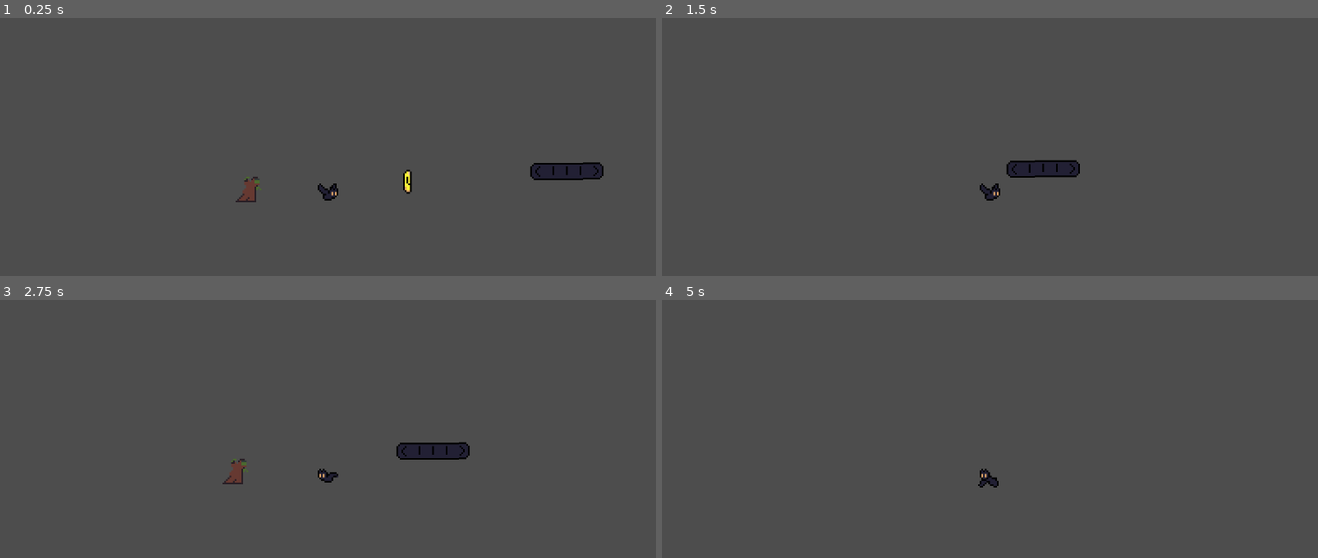
Above: before the commit, frames 1-4 (two rows, left to right).
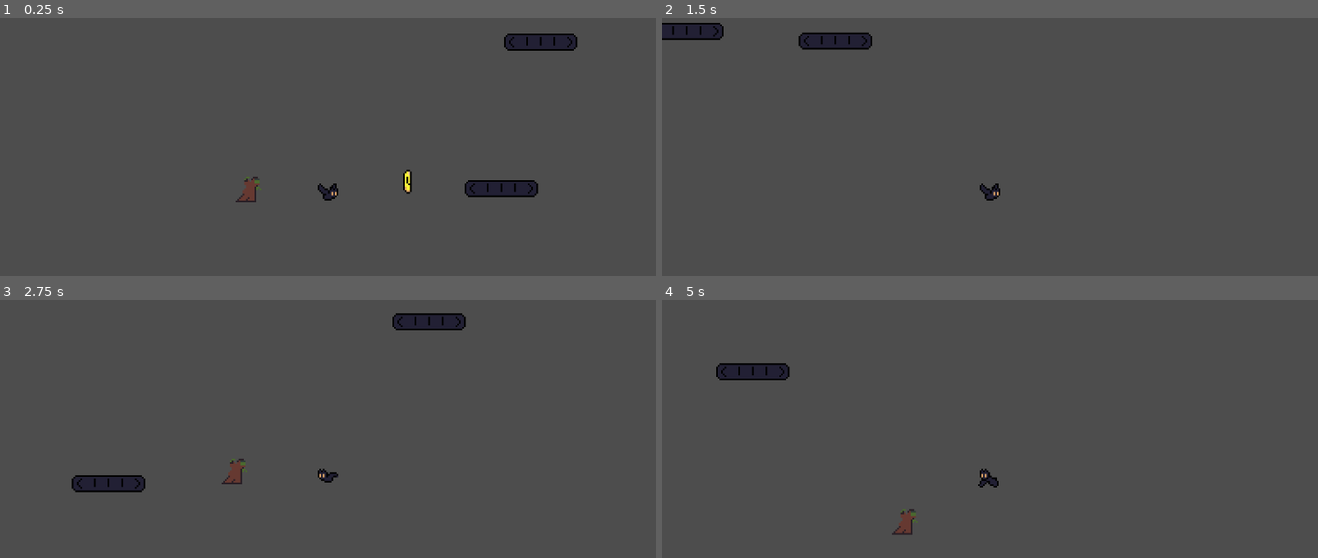
Above: after the commit, the same moments.

Repository: Ray-Blast/collabgodotproject
Game: Godot game, scene res://Scenes/game.tscn
Same seed, same stepped clock (60 frames per second), same inputs: the game is played once before the commit and once after it.
Inputs (mouse positions are in pixels of both pictures, inside the frame that each line leads up to):
- Up to frame 1 (0.25 s): no input
- Up to frame 2 (1.5 s): move the mouse to (1134, 175) at 0.52 s; press the mouse at (1134, 175) at 0.53 s; hold D (right) from 0.53 s (still down); tap W (jump) at 0.77 s; move the mouse to (858, 211) at 1.27 s; release the mouse at (858, 211) at 1.28 s; click (858, 211) at 1.35 s
- Up to frame 3 (2.75 s): tap W (jump) at 1.52 s; move the mouse to (393, 395) at 2.02 s; release D (right) at 2.03 s; press the mouse at (393, 395) at 2.03 s; hold A (left) from 2.03 s (still down)
- Up to frame 4 (5 s): move the mouse to (957, 550) at 2.77 s; release A (left) at 2.78 s; release the mouse at (957, 550) at 2.78 s; hold D (right) 2.78-4.28 s; click (957, 550) at 2.85 s; tap W (jump) at 3.02, 3.77, 4.52 s; move the mouse to (1186, 529) at 3.52 s; press the mouse at (1186, 529) at 3.53 s; move the mouse to (793, 421) at 4.27 s; release the mouse at (793, 421) at 4.28 s; hold A (left) from 4.28 s (still down); click (793, 421) at 4.35 s

The runs differ from the first frame. In frame 1, 2.2% of the frame differs, in the area x 70-92%, y 6-70%; in frame 2, 2.1%; in frame 3, 2.2%, in the area x 10-72%, y 5-75%; in frame 4, 0.9%.

Commit message:
pickups working as health pickups, heal based off hurtbox integration

Diff:
--- a/ProjectWindow/Scenes/game.tscn
+++ b/ProjectWindow/Scenes/game.tscn
@@ -11,6 +11,12 @@
 [sub_resource type="Curve2D" id="Curve2D_wowpa"]
 _data = {
 "points": PackedVector2Array(0, 0, 0, 0, 21, -3, 0, 0, 0, 0, 246, -5)
+}
+point_count = 2
+
+[sub_resource type="Curve2D" id="Curve2D_i6g32"]
+_data = {
+"points": PackedVector2Array(0, 0, 0, 0, 23, 31, 0, 0, 0, 0, 24, -73)
 }
 point_count = 2
 
@@ -41,6 +47,13 @@
 position = Vector2(-47, -4)
 
 [node name="Platform" parent="." instance=ExtResource("5_wowpa")]
-position = Vector2(109, -11)
+position = Vector2(100, -87)
 curve = SubResource("Curve2D_wowpa")
 loop = false
+speed_scale = 0.5
+
+[node name="Platform2" parent="." instance=ExtResource("5_wowpa")]
+position = Vector2(78, -27)
+curve = SubResource("Curve2D_i6g32")
+loop = false
+speed_scale = 1.5
--- a/ProjectWindow/Scenes/pickup.tscn
+++ b/ProjectWindow/Scenes/pickup.tscn
@@ -1,7 +1,8 @@
-[gd_scene load_steps=23 format=3 uid="uid://btyvh6a67yg5y"]
+[gd_scene load_steps=24 format=3 uid="uid://btyvh6a67yg5y"]
 
 [ext_resource type="Script" uid="uid://byu4uyd1p7lau" path="res://Scripts/pickups/pickup_base.gd" id="1_cya6u"]
 [ext_resource type="Texture2D" uid="uid://c7rilmei2tb37" path="res://Assets/Sprites/Items/Placeholder/SpinningCoinTestSprite-Sheet.png" id="1_v7u4w"]
+[ext_resource type="Script" uid="uid://dle1tft7k67rn" path="res://Scripts/HealthSystem/hitbox.gd" id="3_nya46"]
 
 [sub_resource type="CircleShape2D" id="CircleShape2D_v7u4w"]
 radius = 7.07107
@@ -153,4 +154,12 @@
 autoplay = "default"
 frame_progress = 0.724162
 
+[node name="HitBox" type="Area2D" parent="."]
+script = ExtResource("3_nya46")
+damage = -2
+metadata/_custom_type_script = "uid://dle1tft7k67rn"
+
+[node name="CollisionShape2D" type="CollisionShape2D" parent="HitBox"]
+shape = SubResource("CircleShape2D_v7u4w")
+
 [connection signal="body_entered" from="." to="." method="_on_body_entered"]
--- a/ProjectWindow/Scenes/platform_base.tscn
+++ b/ProjectWindow/Scenes/platform_base.tscn
@@ -50,6 +50,7 @@
 [node name="PathFollow2D" type="PathFollow2D" parent="."]
 position = Vector2(28.1157, 0)
 progress = 28.129
+rotates = false
 
 [node name="RemoteTransform2D" type="RemoteTransform2D" parent="PathFollow2D"]
 remote_path = NodePath("../../AnimatableBody2D")
--- a/ProjectWindow/Scenes/player.tscn
+++ b/ProjectWindow/Scenes/player.tscn
@@ -10,6 +10,7 @@
 [ext_resource type="Script" uid="uid://co72o1wx05awn" path="res://Scripts/StateMachine/states/move.gd" id="7_3smsa"]
 [ext_resource type="Script" uid="uid://c1citqb5hx8y3" path="res://Scripts/Player/player_movement_component.gd" id="8_8erm5"]
 [ext_resource type="Script" uid="uid://dle1tft7k67rn" path="res://Scripts/HealthSystem/hitbox.gd" id="9_f1ek2"]
+[ext_resource type="Script" uid="uid://cye0ywfwe3wo0" path="res://Scripts/HealthSystem/hurtbox.gd" id="11_gymyn"]
 
 [sub_resource type="CapsuleShape2D" id="CapsuleShape2D_f60y1"]
 radius = 3.0
@@ -182,3 +183,11 @@
 position = Vector2(33, 0)
 shape = SubResource("RectangleShape2D_tx1dd")
 disabled = true
+
+[node name="HurtBox" type="Area2D" parent="." node_paths=PackedStringArray("health")]
+script = ExtResource("11_gymyn")
+health = NodePath("../Health")
+metadata/_custom_type_script = "uid://cye0ywfwe3wo0"
+
+[node name="CollisionShape2D" type="CollisionShape2D" parent="HurtBox"]
+shape = SubResource("CapsuleShape2D_f60y1")
Not shown: 1 places in ProjectWindow/Scenes/game.tscn that only renumber resources
Not shown: 1 places in ProjectWindow/Scenes/player.tscn that only renumber resources
